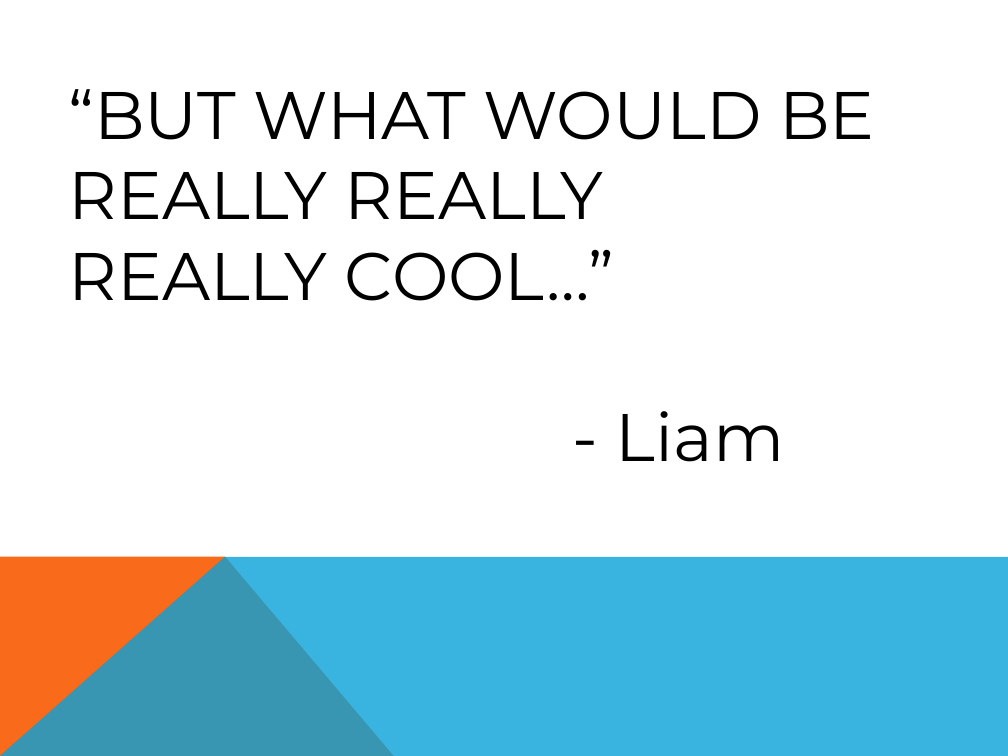
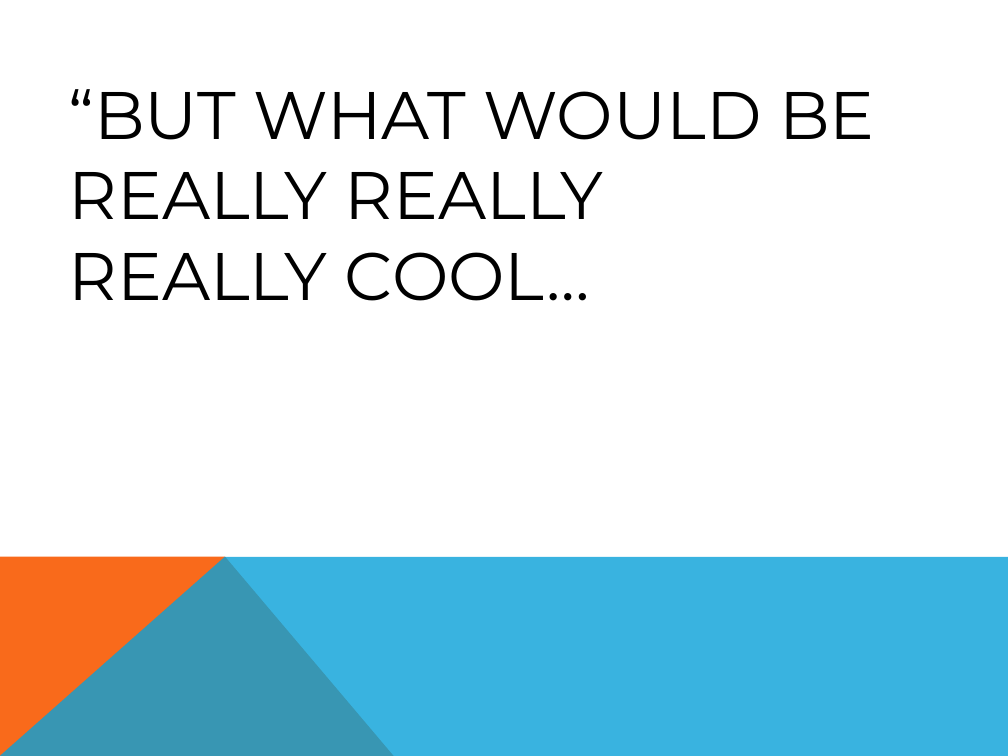
Before and after one commit to mchen15/Gaia, a slide deck: slide 7 of alpha results/alphaPresentation.pptx. Drawn at 1008x756 pixels with LibreOffice and Linux fonts; fonts in the diff are those of the drawing. Boxes give left, top, right and bottom in pixels: in the first picture for what was removed or moved away, otherwise in the second. Text is boxed around its words. In the diff, an @@ line names an element or a change of style, - is before the commit and + after.

```diff
--- a/alpha results/alphaPresentation.pptx
+++ b/alpha results/alphaPresentation.pptx
@@ text at (x1=69, y1=252, x2=590, y2=301): text changed @@
-REALLY COOL…”
-- Liam
+REALLY COOL…
```
Also in this commit, not shown: 3 other slides changed, 1 slide added.
